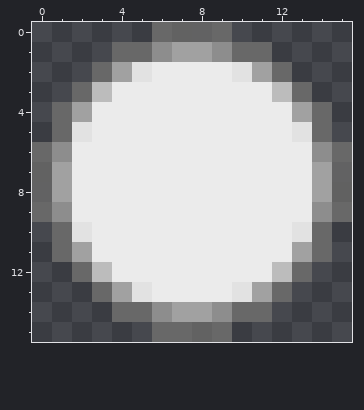
One commit to this pixel-art sprite: Artifice/app/src/main/assets/joystick.png. The picture above was drawn from the file before the commit.
The file is 32x32 pixels, drawn in blocks of 2x2; one block is one cell here. Colours within 5 levels of each other are drawn and written as one.
The same view after the edit:
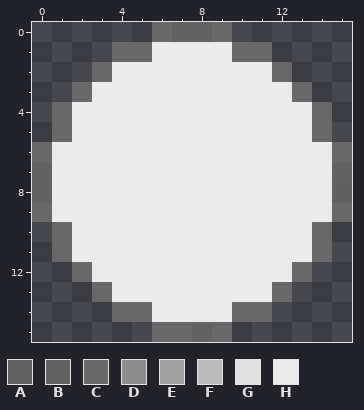
Palette (. is transparent): A #636363f3  B #636363f9  C #686868  D #8d8d8d  E #a1a1a1  F #bcbcbc  G #e2e2e2  H #ebebeb
Diff:
{"y":1,"x":6,"old":"DEED","new":"HHHH"}
{"y":2,"x":4,"old":"EG","new":"HH"}
{"y":2,"x":10,"old":"GE","new":"HH"}
{"y":3,"x":3,"old":"F","new":"H"}
{"y":3,"x":12,"old":"F","new":"H"}
{"y":4,"x":2,"old":"E","new":"H"}
{"y":4,"x":13,"old":"E","new":"H"}
{"y":5,"x":2,"old":"G","new":"H"}
{"y":5,"x":13,"old":"G","new":"H"}
{"y":6,"x":1,"old":"D","new":"H"}
{"y":6,"x":14,"old":"D","new":"H"}
{"y":7,"x":1,"old":"E","new":"H"}
{"y":7,"x":14,"old":"E","new":"H"}
{"y":8,"x":1,"old":"E","new":"H"}
{"y":8,"x":14,"old":"E","new":"H"}
{"y":9,"x":1,"old":"D","new":"H"}
{"y":9,"x":14,"old":"D","new":"H"}
{"y":10,"x":2,"old":"G","new":"H"}
{"y":10,"x":13,"old":"G","new":"H"}
{"y":11,"x":2,"old":"E","new":"H"}
{"y":11,"x":13,"old":"E","new":"H"}
{"y":12,"x":3,"old":"F","new":"H"}
{"y":12,"x":12,"old":"F","new":"H"}
{"y":13,"x":4,"old":"EG","new":"HH"}
{"y":13,"x":10,"old":"GE","new":"HH"}
{"y":14,"x":6,"old":"DEED","new":"HHHH"}
